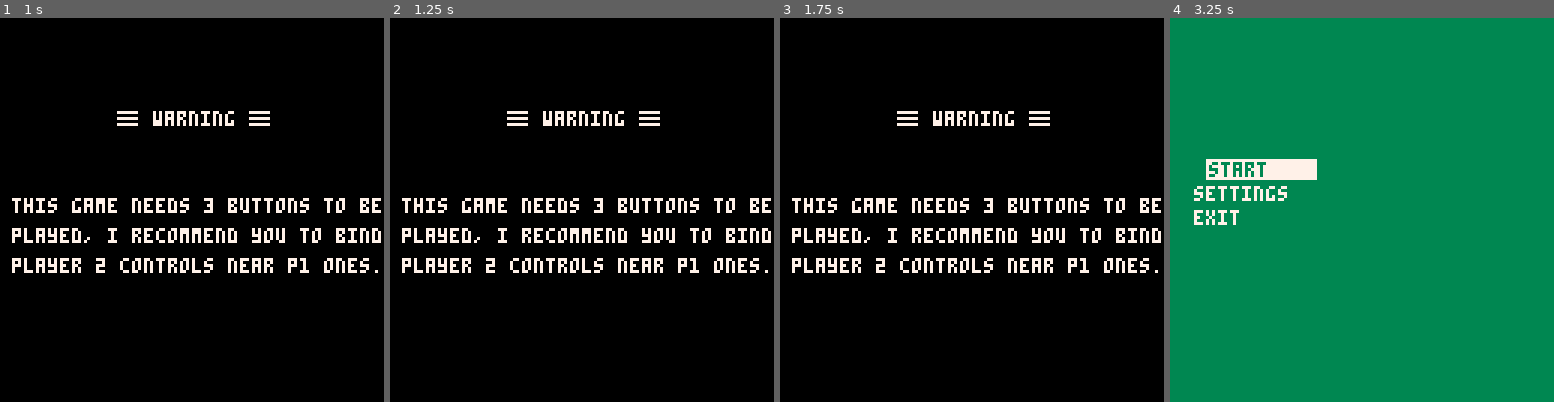
Above: before the commit, frames 1-4 (left to right).
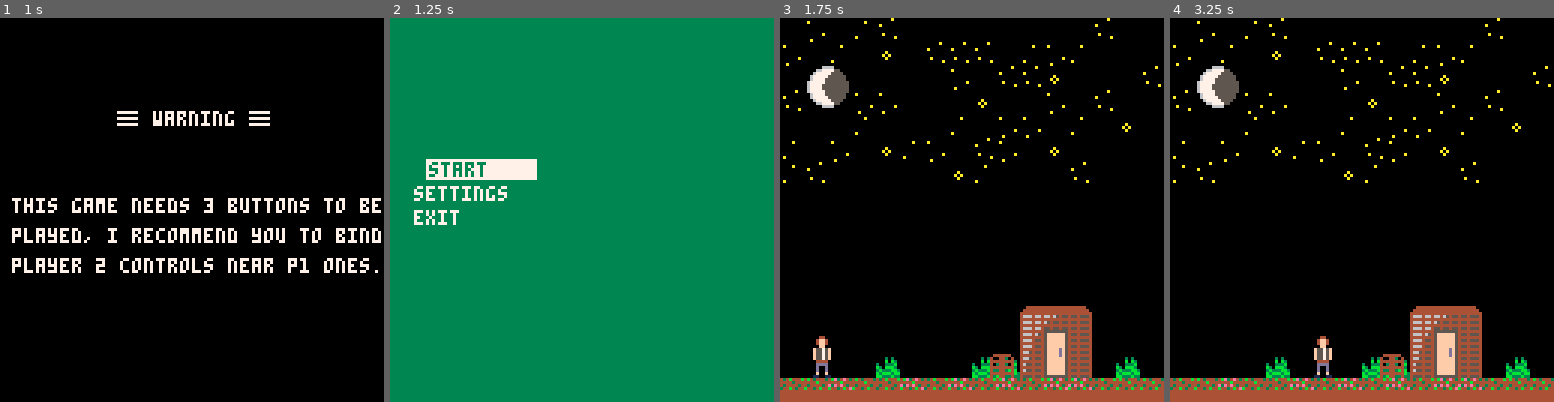
Above: after the commit, the same moments.

Repository: thomasbarrepitous/prototype_twd_pico8
Game: PICO-8 cartridge prototype_game.p8
Two runs of this game, one before a commit and one after it. Both use one fixed random seed, a clock stepped at 60 frames per second and the inputs below.
Inputs:
- Up to frame 1 (1 s): tap X (X key) at 0.33 s; tap O (Z key) at 0.7 s
- Up to frame 2 (1.25 s): tap X (X key) at 1.07 s
- Up to frame 3 (1.75 s): hold Right from 1.6 s (still down); tap O (Z key) at 1.7 s
- Up to frame 4 (3.25 s): tap X (X key) at 1.85, 2.97 s; release Right at 2.1 s; tap O (Z key) at 2.1, 2.5, 2.9 s; hold Up 2.15-2.42 s; hold Right 2.47-3.03 s; hold Left from 3.08 s (still down)

Frame 1 is identical in both runs. In frame 2, 100% of the frame differs, in the area x 0-100%, y 0-100%; in frame 3, 18%; in frame 4, 99%.

Commit message:
No longer FPS drop because of too much zombies, Game over fixed, TO DO : Other maps, interactions

Diff:
--- a/prototype_game.p8
+++ b/prototype_game.p8
@@ -21,6 +21,7 @@
 gravity = 0.9
 --in order to not spawn too many
 z_number = 0
+max_z_number = 5
 
 animation_speed = 3
 shooting_speed = 7
@@ -43,7 +44,8 @@
  a.spr = 3
  a.frame = 0
  a.noise = 0
- a.hp = 5
+ a.hp = 7
+ a.invincible = false
  a.weapon = 1
  a.d_left = false
  a.d_right = false
@@ -59,6 +61,11 @@
 
 function make_zombie(x,y,speed)
 	local z={}
+	cpt=0
+	for z in all(zombie) do
+		cpt+=1
+	end
+	z.id = cpt+1
 	z.x = x
 	z.y = y
 	z.h = 8
@@ -138,8 +145,6 @@
 	elseif a.x>z.x then
 	--if to the left
 	 z.x -= z.accel
-	else
-		--dead ?
 	end
 end
 
@@ -184,8 +189,8 @@
 	 	 	 end
 	 	 	end
 	 	  jump=true
-	 	  if a.noise<86 then
-	 	 	 a.noise+=15
+	 	  if a.noise<92 then
+	 	 	 a.noise+=9
 	 	  else
 	 	  	a.noise = 100
 	 	  end
@@ -215,9 +220,18 @@
 	 end
 
 	 --interact
-	 if btn(4) then
+	 if btn(10) then
 	 	-- to do
 	 end
+
+	 if player_zombie_collision() then
+			if not a.invincible then
+				a.hurt = true
+				a.hp-=1
+				last = time()
+				a.invincible = true
+			end
+		end
 end
 
 function shoot_left()
@@ -273,15 +287,15 @@
 			del(zombie,z)
 		end
 
-		if z.x < a.x-1 and zombie_obstacle_collision(z.accel*z.speed,0) then
+		if z.x < a.x-1
+		--and zombie_obstacle_collision(z.accel*z.speed,0) and not zombie_zombie_collision()
+	 then
 			z.x+=z.accel*z.speed
-		elseif z.x > a.x+1 and zombie_obstacle_collision(-z.accel*z.speed,0) then
+		elseif z.x > a.x+1
+		--and zombie_obstacle_collision(-z.accel*z.speed,0) and not zombie_zombie_collision()
+	 then
 			z.x-=z.accel*z.speed
-		elseif player_zombie_collision() then
-			a.hurt = true
-			a.hp-=1
-		end
-
+		end
 	end
 end
 
@@ -315,7 +329,7 @@
 	for z in all(zombie) do
 		for a_x=a.x,a.x+a.w do
 			for a_y=a.y-a.h,a.y+a.h do
-				if solid(a_x,a_y,a.w,a.h,z.x,z.y,z.w-z.h,2*z.h) then
+				if solid(a_x,a_y,a.w,a.h,z.x,z.y,z.w,z.h) then
 					return true
 				end
 			end
@@ -370,6 +384,23 @@
 		end
 	end
 
+	return false
+end
+
+function zombie_zombie_collision()
+	for zz in all(zombie) do
+		for z in all(zombie) do
+			for zz_x=zz.x,zz.x+zz.w do
+				for zz_y=zz.y,zz.y+zz.h do
+					if solid(zz_x,zz_y,zz.w,zz.h,z.x,z.y-z.h,z.w,2*z.h) then
+						if not zz.id == z.id then
+							return true
+						end
+					end
+				end
+			end
+		end
+	end
 	return false
 end
 
@@ -442,6 +473,16 @@
 		if(a.hurt) then
 			spr(23,a.x,a.y)
 			spr(24,a.x,a.y-6)
+		end
+
+		if(a.invincible) then
+			if(a.frame%animation_speed==0) then
+				spr(49,a.x,a.y)
+				spr(50,a.x,a.y-6)
+			elseif (a.frame%animation_speed==1) then
+				spr(51,a.x,a.y)
+				spr(52,a.x,a.y-6)
+			end
 		end
 
 		if a.frame==2147483646 then
@@ -509,8 +550,8 @@
 end
 
 function draw_gameover()
-	print("game over",32,60,2)
-	print("press 🅾️ or ❎ to continu",29,75,2)
+	print("game over ...",43,60,6)
+	print("press 🅾️ or ❎ to continue.",15,75,6)
 end
 
 function draw_warning()
@@ -547,9 +588,9 @@
 		-- end
 
 		-- obstacles
-		for o in all(obstacle) do
-		rectfill(o.x,o.y,o.x+o.w,o.y+o.h,14)
-	 end
+		-- for o in all(obstacle) do
+		-- rectfill(o.x,o.y,o.x+o.w,o.y+o.h,14)
+	 -- end
 end
 
 -- menu function
@@ -663,16 +704,11 @@
 
 function game_map_init()
 
-		for i=1,5 do
-			make_zombie(rnd(screen_x-10)+10,112,rnd(100)*0.01)
-			z_number+=1
-		end
-
-		if game_map == 1 then
+	if game_map == 1 then
 
 		make_obstacle(70,112)
-
 		interaction = make_interaction(89,105,6,14)
+
 	elseif game_map == 2 then
 
 	elseif game_map == 3 then
@@ -702,10 +738,12 @@
 	for o in all(obstacle) do
 		del(obstacle,o)
 	end
+
+	z_number = 0
 end
 
 function update_warning()
-	if (btn(4) or btn(5) or btn(10) or btn(11)) and (now-last)>3 then
+	if (btn(4) or btn(5) or btn(10) or btn(11)) and (now-last)>1 then
 		game_state = 0
 	end
 end
@@ -743,6 +781,14 @@
 end
 
 function update_game()
+
+	if a.invincible then
+		now = time()
+		if now - last < 5 then
+			a.invincible = false
+		end
+	end
+
 	if a.noise > 1 then
 		a.noise -=1
 	else
@@ -762,29 +808,27 @@
 		game_state = 2
 	end
 
-	if a.noise == 100 and z_number < 15 then
-
-		repeat
+	if a.noise == 100 and z_number < max_z_number then
+--		repeat
 		z_x = rnd(screen_x-10)+10
-		until is_not_in_obstacle(z_x)
+--	until is_not_in_obstacle(z_x)
 
 		make_zombie(z_x,112,rnd(100)*0.01)
 		z_number+=1
+		a.noise-=50
 	end
 
 	if a.x <= 0 then
+	 clear_everything()
 		game_map-=1
 		a.x = screen_x-5
-		a.noise = 0
-		clear_everything()
 		game_map_init()
 	end
 
 	if a.x+3 >= screen_x then
+	 clear_everything()
 		game_map+=1
 		a.x = 3
-		a.noise = 0
-		clear_everything()
 		game_map_init()
 	end
 
@@ -836,14 +880,14 @@
 00000000006003003366363000600800886688800000000000000000000000000000000000000000000000000000000000000000000000000000000000000000
 00000000003003003063363000800800806868000000000000000000000000000000000000000000000000000000000000000000000000000000000000000000
 00000000003003000036663000800800008666000000000000000000000000000000000000000000000000000000000000000000000000000000000000000000
-00000000000000000000000000000000000000000000000000000000000000000000000000000000000000000000000000000000000000000000000000000000
-00000000000000000000000000000000000000000000000000000000000000000000000000000000000000000000000000000000000000000000000000000000
-00000000000000000000000000000000000000000000000000000000000000000000000000000000000000000000000000000000000000000000000000000000
-00000000000000000000000000000000000000000000000000000000000000000000000000000000000000000000000000000000000000000000000000000000
-00000000000000000000000000000000000000000000000000000000000000000000000000000000000000000000000000000000000000000000000000000000
-00000000000000000000000000000000000000000000000000000000000000000000000000000000000000000000000000000000000000000000000000000000
-00000000000000000000000000000000000000000000000000000000000000000000000000000000000000000000000000000000000000000000000000000000
-00000000000000000000000000000000000000000000000000000000000000000000000000000000000000000000000000000000000000000000000000000000
+00000000005575000004400000557500000440000000000000000000000000000000000000000000000000000000000000000000000000000000000000000000
+0000000000557500004ff40000557500004004000000000000000000000000000000000000000000000000000000000000000000000000000000000000000000
+0000000000444400004ff40f00444400004004000000000000000000000000000000000000000000000000000000000000000000000000000000000000000000
+0000000000dddd00f00ff00f00dddd00000000000000000000000000000000000000000000000000000000000000000000000000000000000000000000000000
+000000000d0000d0ff5575ff0d0000d0005575000000000000000000000000000000000000000000000000000000000000000000000000000000000000000000
+000000000df11fd0005575000d0110d0005575000000000000000000000000000000000000000000000000000000000000000000000000000000000000000000
+00000000000110000055750000011000005575000000000000000000000000000000000000000000000000000000000000000000000000000000000000000000
+00000000000000000055750000000000005575000000000000000000000000000000000000000000000000000000000000000000000000000000000000000000
 04444440999999998888888800000000434b444b5555555555555555004444444444444444444400000000000000000000000000000000000000000000000000
 400440049555aaa98222222800030300444434445ffffff55ffffff5044444444444444444444440000000000000000000000000000000000000000000000000
 44444444955555a982000028000b0b30434444345ffffff55ffffff5444444444444444444444444000000000000000000000000000000000000000000000000
